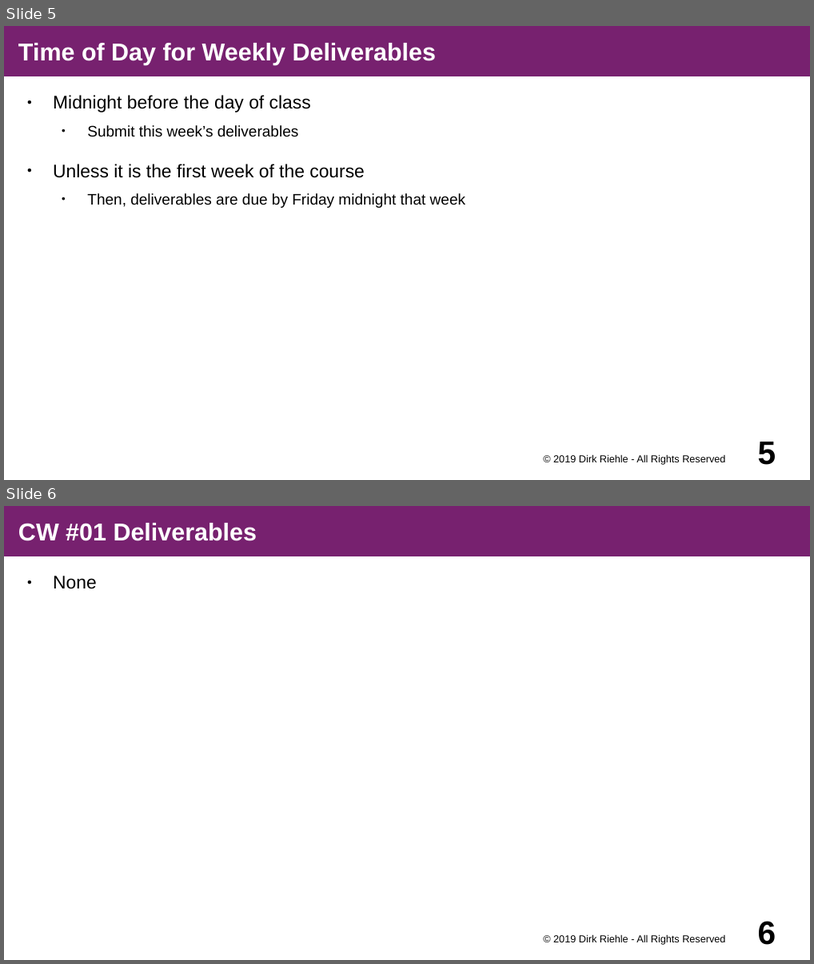
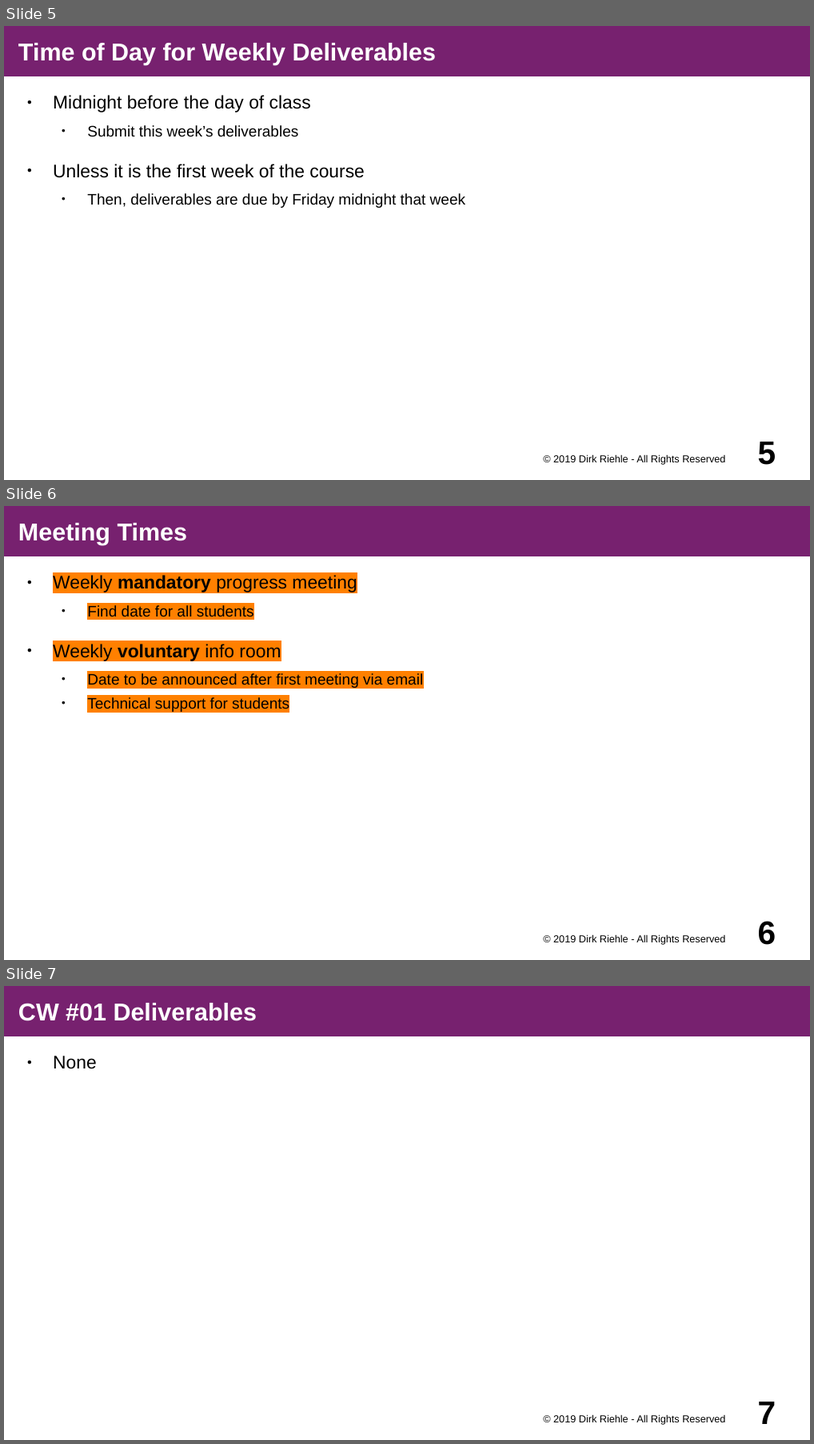
Before and after one commit to dirkriehle/amse-course, a slide deck: Lecture slides/AMSE A02 - Course Schedule.odp. Shown one above the other, each under a label of ours: slides 5 and 6 before the commit, slides 5, 6 and 7 after it. The pictures are 814x964 and 814x1444 pixels, drawn with LibreOffice and Linux fonts; fonts in the diff are those of the drawing. Boxes give left, top, right and bottom in pixels: in the first picture for what was removed or moved away, otherwise in the second. Text is boxed around its words. In the diff, an @@ line names an element or a change of style, - is before the commit and + after.

```diff
--- a/Lecture slides/AMSE A02 - Course Schedule.odp
+++ b/Lecture slides/AMSE A02 - Course Schedule.odp
@@ slide 6 added at (x1=4, y1=506, x2=810, y2=960), background #FFFFFF @@
@@ title added at (x1=4, y1=506, x2=810, y2=556), fill #77216F, 24 pt, text #FFFFFF, bold @@
+Meeting Times
@@ text added at (x1=53, y1=575, x2=423, y2=712), 15 pt, text #000000 @@
+● Weekly mandatory progress meeting
+  ● Find date for all students
+● Weekly voluntary info room
+  ● Date to be announced after first meeting via email
+  ● Technical support for students
@@ text added at (x1=554, y1=934, x2=726, y2=944), 10 pt, text #000000 @@
+© 2019 Dirk Riehle - All Rights Reserved
@@ page number added at (x1=758, y1=920, x2=777, y2=944), 32 pt, text #000000, bold @@
+6
@@ what was slide 6 is now slide 7 @@
@@ page number at (x1=758, y1=1401, x2=777, y2=1424): text changed @@
-6
+7
```
Also in this commit, not shown: 14 slides changed, 5 other files.
